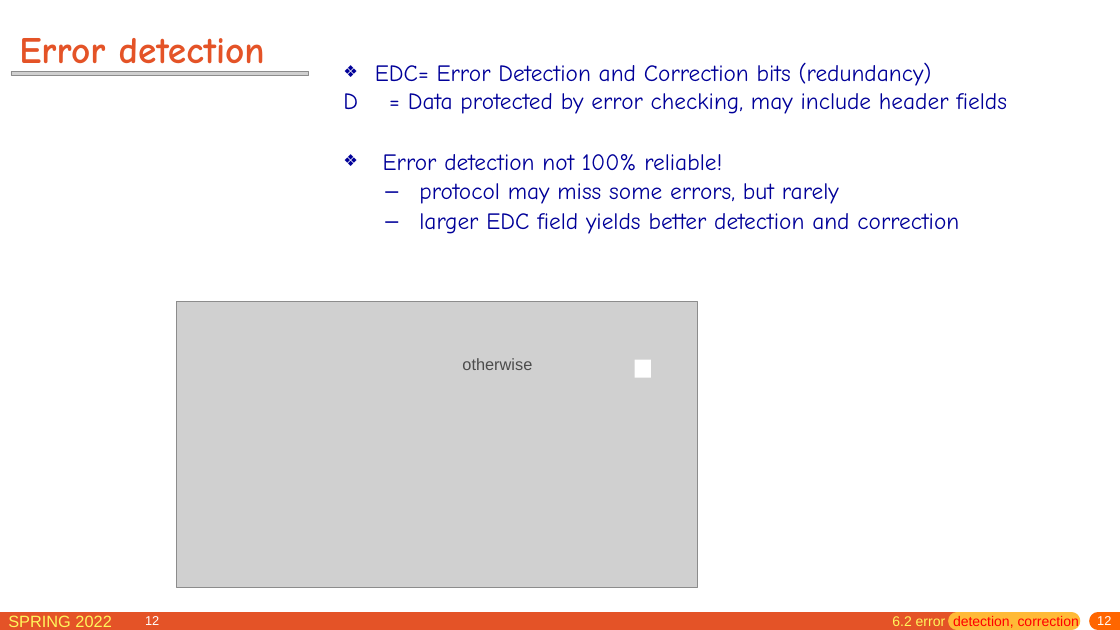
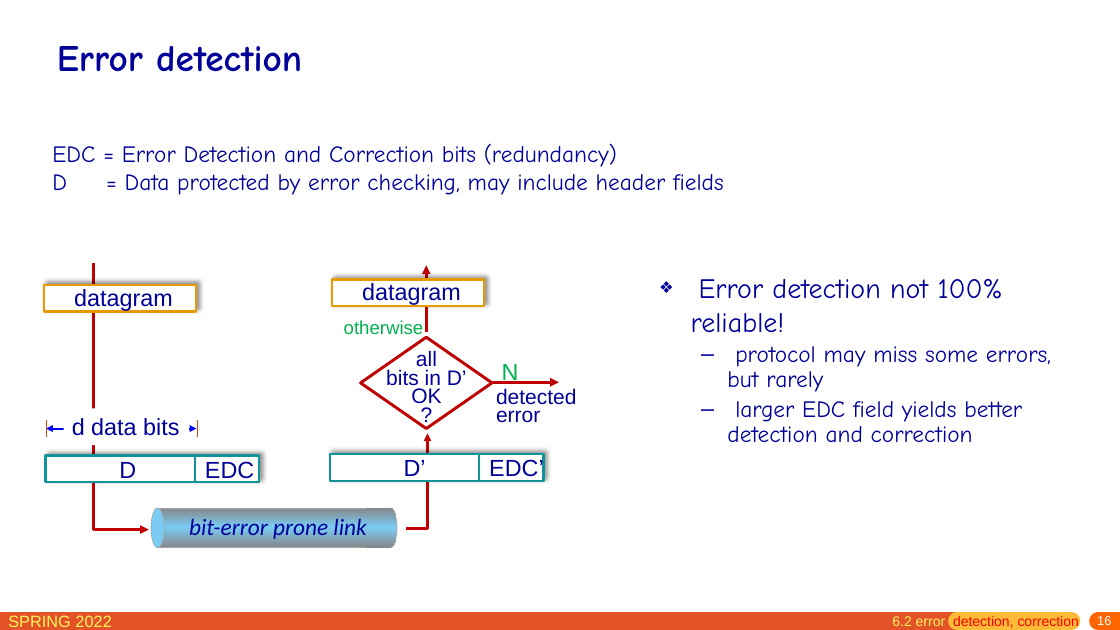
Before and after one commit to network-whu/slides, a slide deck: slide 16 of pptx/chapter6.pptx (slide 12 before the commit). Drawn at 1120x630 pixels with LibreOffice and Linux fonts; fonts in the diff are those of the drawing; grey boxes stand for pictures. Boxes give left, top, right and bottom in pixels: in the first picture for what was removed or moved away, otherwise in the second. Text is boxed around its words. In the diff, an @@ line names an element or a change of style, - is before the commit and + after.

```diff
--- a/pptx/chapter6.pptx
+++ b/pptx/chapter6.pptx
@@ title "Error detection": place and size @@
-title "Error detection" at bbox=[19, 38, 265, 75]
+title "Error detection" at bbox=[57, 46, 302, 72]
@@ title "Error detection" at bbox=[57, 46, 302, 72]: text colour #E45327 to #000099 @@
@@ picture removed at bbox=[11, 71, 308, 76] @@
@@ text "EDC = Error Detection and ...": place and size @@
-text "EDC = Error Detection and ..." at bbox=[343, 63, 1007, 234]
+text "EDC = Error Detection and ..." at bbox=[52, 143, 724, 195]
@@ text at bbox=[52, 143, 617, 167]: text changed @@
-❖ EDC= Error Detection and Correction bits (redundancy)
+EDC = Error Detection and Correction bits (redundancy)
@@ text at bbox=[383, 154, 959, 234]: paragraphs removed @@
-❖ Error detection not 100% reliable!
-  – protocol may miss some errors, but rarely
-  – larger EDC field yields better detection and correction
@@ freeform shape added at bbox=[94, 263, 149, 529], outline #C00000 2.5 pt @@
@@ arrow added from (426, 333) to (426, 266), #C00000 2.5 pt @@
@@ rectangle added at bbox=[44, 285, 196, 312], fill #FFFFFF, outline #E99800 2 pt @@
@@ text added at bbox=[74, 289, 173, 311], 20 pt, text #000099 @@
+datagram
@@ rectangle added at bbox=[332, 280, 484, 307], fill #FFFFFF, outline #E99800 2 pt @@
@@ text added at bbox=[362, 283, 461, 305], 20 pt, text #000099 @@
+datagram
@@ text added at bbox=[691, 279, 1051, 442], 20 pt, text #000099 @@
+❖ Error detection not 100% reliable!
+  – protocol may miss some errors, but rarely
+  – larger EDC field yields better detection and correction
@@ picture removed at bbox=[176, 302, 697, 587] @@
@@ text "otherwise": place and size @@
-text "otherwise" at bbox=[462, 358, 532, 370]
+text "otherwise" at bbox=[344, 320, 424, 339]
@@ text "otherwise" at bbox=[344, 320, 424, 339]: size 14 to 16 pt, text colour #4C4C4C to #00B050; line spacing 1 to 0.7 @@
@@ rectangle: place and size @@
-rectangle at bbox=[635, 360, 651, 377]
+rectangle at bbox=[403, 318, 419, 335]
@@ group added at bbox=[360, 337, 577, 429]: 3 texts, 1 diamond, 1 arrow @@
+all
+bits in D’
+OK
+?
+N
+detected
+error
@@ group added at bbox=[45, 408, 259, 483]: 3 rectangles, 3 lines, 2 texts, 1 double arrow @@
+D
+EDC
+d data bits
@@ group added at bbox=[330, 434, 544, 528]: 2 texts, 1 freeform shape, 1 rectangle, 1 line @@
+D’
+EDC’
@@ group added at bbox=[151, 508, 397, 549]: 2 rectangles, 2 ellipses, 1 text @@
+bit-error prone link
@@ page number removed at bbox=[145, 616, 159, 625] @@
-12
@@ page number at bbox=[1097, 616, 1111, 625]: text changed @@
-12
+16
```
Also in this commit, not shown: 116 other slides changed, 28 slides added, 1 other file.
